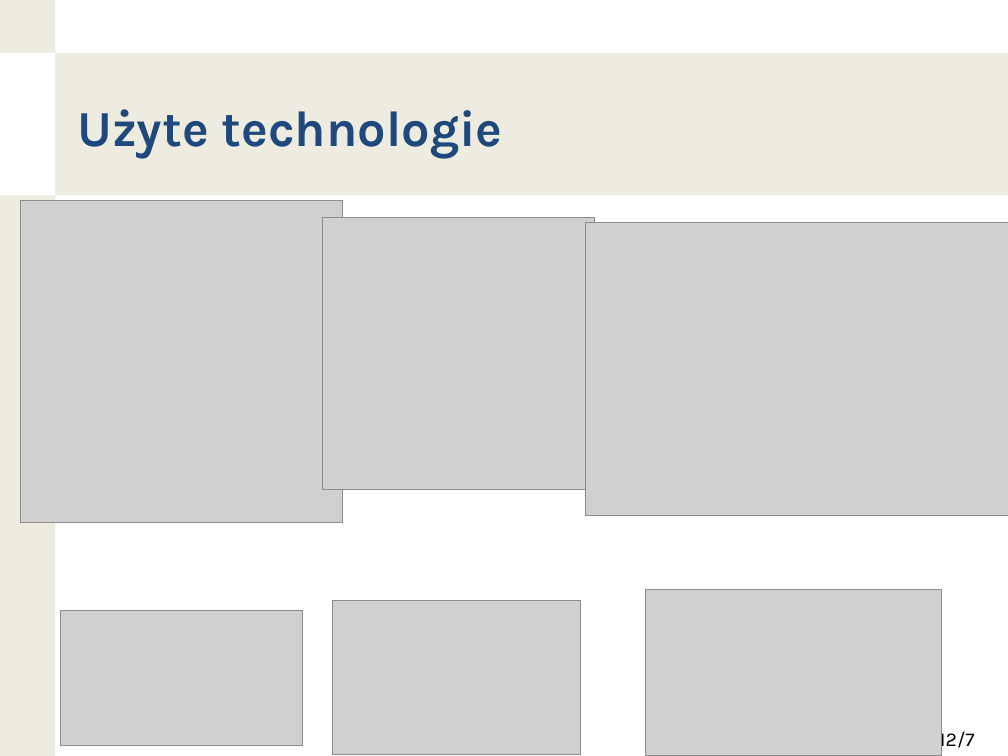
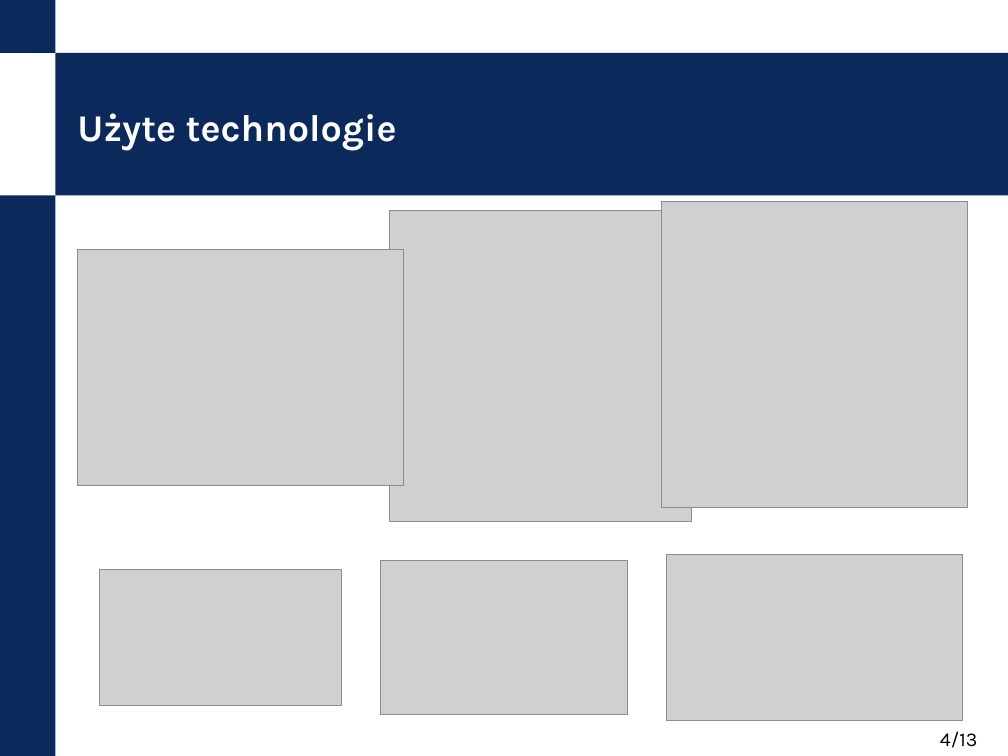
Before and after one commit to nokia-wroclaw/innovativeprojects-healthiness-of-data, a slide deck: slide 4 of KPZ_demo_prezentacja.pptx (slide 12 before the commit). Drawn at 1008x756 pixels with LibreOffice and Linux fonts; fonts in the diff are those of the drawing; grey boxes stand for pictures; background and template pictures are left out. Boxes give left, top, right and bottom in pixels: in the first picture for what was removed or moved away, otherwise in the second. Text is boxed around its words. In the diff, an @@ line names an element or a change of style, - is before the commit and + after.

```diff
--- a/KPZ_demo_prezentacja.pptx
+++ b/KPZ_demo_prezentacja.pptx
@@ title "Użyte technologie" at [77, 113, 397, 151]: size 36 to 27 pt, text colour #1F497D to #FFFFFF @@
@@ fill #EEECE1 to #0C295B in 3 elements at [0, 0, 55, 53], [55, 53, 1008, 196], [0, 196, 55, 756] @@
@@ picture added at [661, 202, 967, 507] @@
@@ picture removed at [323, 218, 595, 490] @@
@@ picture: place and size @@
-picture at [20, 201, 343, 523]
+picture at [389, 211, 691, 521]
@@ picture: place and size @@
-picture at [586, 223, 1008, 515]
+picture at [78, 249, 403, 486]
@@ picture: place and size @@
-picture at [333, 600, 581, 754]
+picture at [380, 560, 628, 715]
@@ picture: place and size @@
-picture at [645, 590, 941, 756]
+picture at [666, 554, 963, 721]
@@ picture: place and size @@
-picture at [60, 611, 302, 746]
+picture at [100, 570, 342, 705]
@@ page number removed at [939, 728, 975, 752] @@
-12/7
@@ page number added at [940, 731, 977, 748], 14 pt, text #000000 @@
+4/13
```
Also in this commit, not shown: 4 other slides changed, 7 slides added, 7 slides removed, 4 other files.
